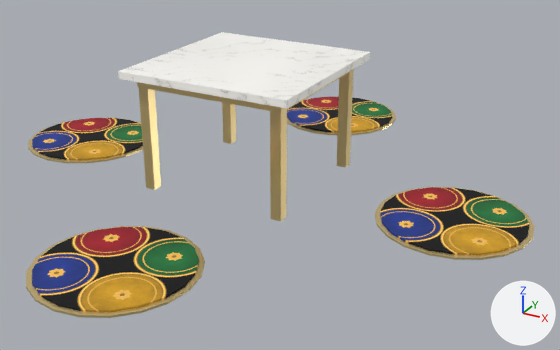
The glTF model models/table4-palace.glb as it was, and as the next commit left it.
One viewpoint serves both versions: a camera (50 mm lens) standing at (3.2, -5.31, 2.72) and looking at (0.31, -0.04, 0.09). Every picture has the same lights, and +X, +Y and +Z are marked at lower right. The first picture is the older version. Objects named as collision shapes, trigger or cutter boxes, shadow casters or lower levels of detail are left out. Vertices at exactly the same position are counted once.

The scene before the commit, as lines of its bpy script (objects in view):
```python
me_frame = bpy.data.meshes.new('frame')
me_frame.from_pydata(...)  # a box spanning x -0.65..0.65, y -0.65..0.65, z 0.88..0.96; a box spanning x -0.645..-0.555, y 0.555..0.645, z 0.0..0.96; a box spanning x 0.555..0.645, y 0.555..0.645, z 0.0..0.96; a box spanning x -0.645..-0.555, y -0.645..-0.555, z 0.0..0.96; a box spanning x 0.555..0.645, y -0.645..-0.555, z 0.0..0.96
me_frame.materials.append(mat_brass)  # yellow #edd495
me_pads = bpy.data.meshes.new('pads')
me_pads.from_pydata(...)  # 168 vertices, 240 faces; spans x -2.36..2.36, y -2.36..2.36, z 0.0..0.03
me_pads.materials.append(mat_seat)
me_rims = bpy.data.meshes.new('rims')
me_rims.from_pydata(...)  # 172 vertices, 320 faces; spans x -2.4..2.4, y -2.4..2.4, z 0.0..0.02
me_rims.materials.append(mat_brass)  # yellow #edd495
ob_frame = bpy.data.objects.new('frame', me_frame)
ob_frame.location = (0.0, 0.0, 0.0)
ob_pads = bpy.data.objects.new('pads', me_pads)
ob_pads.location = (0.0, 0.0, 0.0)
ob_rims = bpy.data.objects.new('rims', me_rims)
ob_rims.location = (0.0, 0.0, 0.0)
# also in view: 'top' at (0.0, 0.0, 0.99)
```
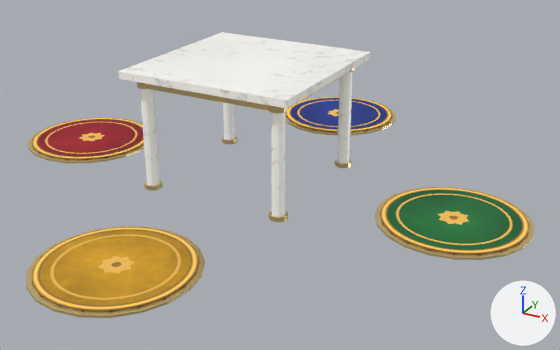
Location of each change, [x1, y1, x2, y2] in pixels of the pictures (560 x 350 px):
'frame', reshaped: before [137, 69, 354, 221]; after [137, 68, 355, 222]
'legs', added: after [140, 72, 353, 217]
part 1 of me_frame, added: after [222, 136, 238, 145]
part 2 of me_frame, added: after [335, 159, 352, 168]
part 3 of me_frame, added: after [145, 180, 163, 191]
part 4 of me_frame, added: after [137, 82, 148, 89]
part 5 of me_frame, added: after [269, 211, 288, 222]
part 6 of me_frame, added: after [269, 106, 289, 113]
part 7 of me_frame, deleted: before [222, 102, 236, 144]
part 8 of me_frame, deleted: before [336, 70, 353, 168]
part 9 of me_frame, deleted: before [270, 110, 287, 221]
part 10 of me_frame, deleted (yellow): before [139, 87, 161, 190]
part 11 of me_pads, surface changed: [32, 97, 529, 312] in both

The edits, one by one:
me_frame is used by ob_frame; location (0.0, 0.0, 0.0).
me_frame had 40 vertices, 60 faces and spanned x -0.65..0.65, y -0.65..0.65, z 0.0..0.96.
me_frame now has 216 vertices, 396 faces and spans x -0.675..0.675, y -0.675..0.675, z 0.0..0.96.
me_frame part 1: a new loose piece, a 12-sided cylinder along z spanning x -0.675..-0.525, y 0.525..0.675, z 0.0..0.04, in mat_brass (yellow #edd495).
me_frame part 2: a new loose piece, a 12-sided cylinder along z spanning x 0.525..0.675, y 0.525..0.675, z 0.0..0.04, in mat_brass (yellow #edd495).
me_frame part 3: a new loose piece, a 12-sided cylinder along z spanning x -0.675..-0.525, y -0.675..-0.525, z 0.0..0.04, in mat_brass (yellow #edd495).
me_frame part 4: a new loose piece, a 12-sided cylinder along z spanning x -0.675..-0.525, y -0.675..-0.525, z 0.88..0.92, in mat_brass (yellow #edd495).
me_frame part 5: a new loose piece, a 12-sided cylinder along z spanning x 0.525..0.675, y -0.675..-0.525, z 0.0..0.04, in mat_brass (yellow #edd495).
me_frame part 6: a new loose piece, a 12-sided cylinder along z spanning x 0.525..0.675, y -0.675..-0.525, z 0.88..0.92, in mat_brass (yellow #edd495).
me_frame part 7: the loose piece of 8 vertices spanning x -0.645..-0.555, y 0.555..0.645, z 0.0..0.96 is deleted.
me_frame part 8: the loose piece of 8 vertices spanning x 0.555..0.645, y 0.555..0.645, z 0.0..0.96 is deleted.
me_frame part 9: the loose piece of 8 vertices spanning x 0.555..0.645, y -0.645..-0.555, z 0.0..0.96 is deleted.
me_frame part 10: the loose piece of 8 vertices spanning x -0.645..-0.555, y -0.645..-0.555, z 0.0..0.96 is deleted.
Other edits to the shape of me_frame do not show in these pictures.
me_pads has 168 vertices, 240 faces and spans x -2.36..2.36, y -2.36..2.36, z 0.0..0.03.
me_pads is used by ob_pads; location (0.0, 0.0, 0.0).
me_pads part 11: texture (UV) coordinates of 240 of 240 faces, centred in x -2.35..2.35, y -2.35..2.35, z 0.01..0.03, changed; they spanned u 0.0..1.0, v 0.0..1.0 and now span u 0.0..1.0, v 0.0..1.0.
Mesh me_legs is new.
It consists of a 12-sided cylinder along z spanning x -0.655..-0.545, y 0.545..0.655, z 0.04..0.88; a 12-sided cylinder along z spanning x 0.545..0.655, y 0.545..0.655, z 0.04..0.88; a 12-sided cylinder along z spanning x -0.655..-0.545, y -0.655..-0.545, z 0.04..0.88; a 12-sided cylinder along z spanning x 0.545..0.655, y -0.655..-0.545, z 0.04..0.88.
It uses material mat_marble.
Object 'legs' (ob_legs) is new; it shows me_legs.
Its location is (0.0, 0.0, 0.0).
